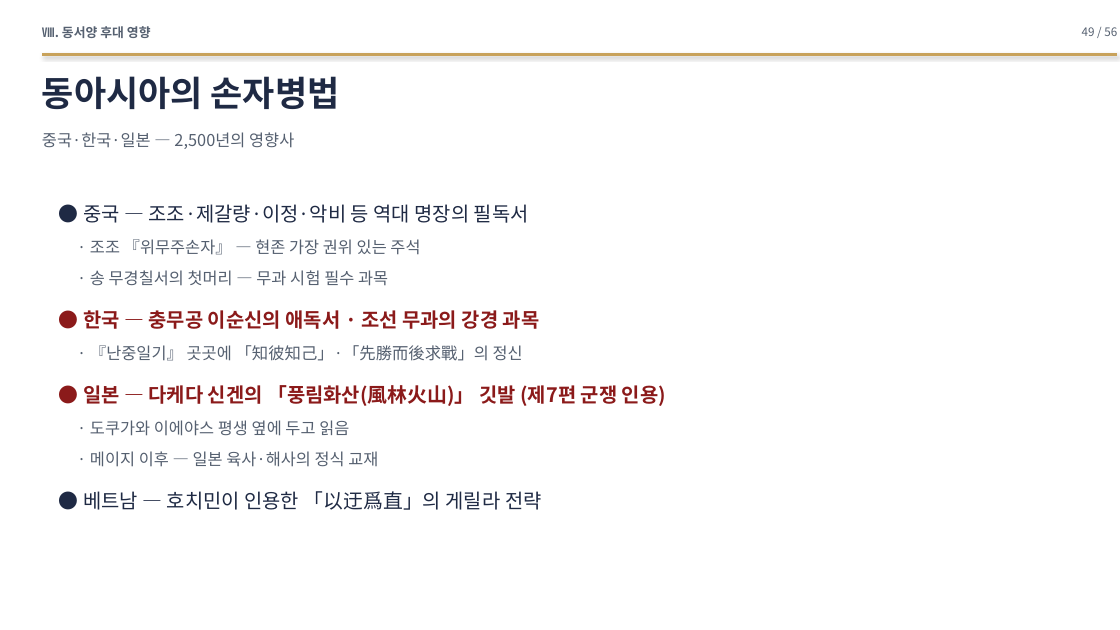
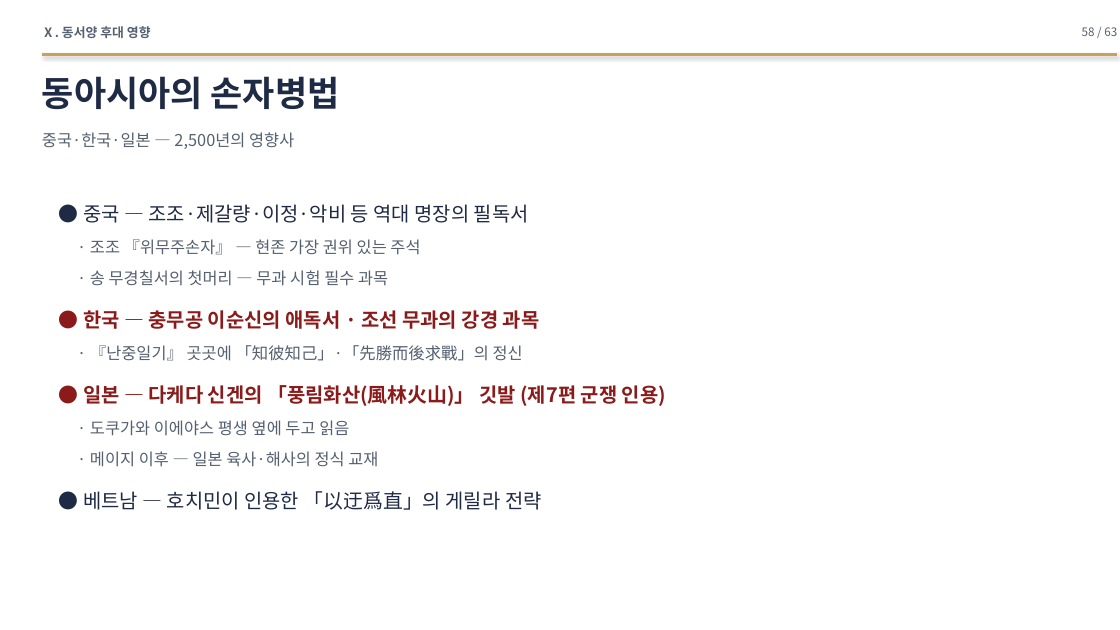
Before and after one commit to hpark1947/Oriental-Classics2, a slide deck: slide 58 of 발표자료/손자병법_발표자료.pptx (slide 49 before the commit). Drawn at 1120x630 pixels with LibreOffice and Linux fonts; fonts in the diff are those of the drawing. Boxes give left, top, right and bottom in pixels: in the first picture for what was removed or moved away, otherwise in the second. Text is boxed around its words. In the diff, an @@ line names an element or a change of style, - is before the commit and + after.

```diff
--- a/발표자료/손자병법_발표자료.pptx
+++ b/발표자료/손자병법_발표자료.pptx
@@ text at (42,26,151,38): text changed @@
-Ⅷ. 동서양 후대 영향
+Ⅹ. 동서양 후대 영향
@@ text at (1082,27,1117,36): text changed @@
-49 / 56
+58 / 63
```
Also in this commit, not shown: 53 other slides changed, 7 slides added, 1 other file.
